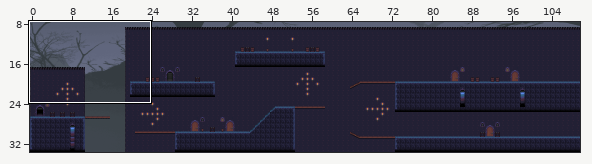
A Tiled map gets an edit: front-end/assets/data/map/2map2.tmx. The picture above shows the old version from afar; the outline marks the close-up.
Close-up. Before the edit:
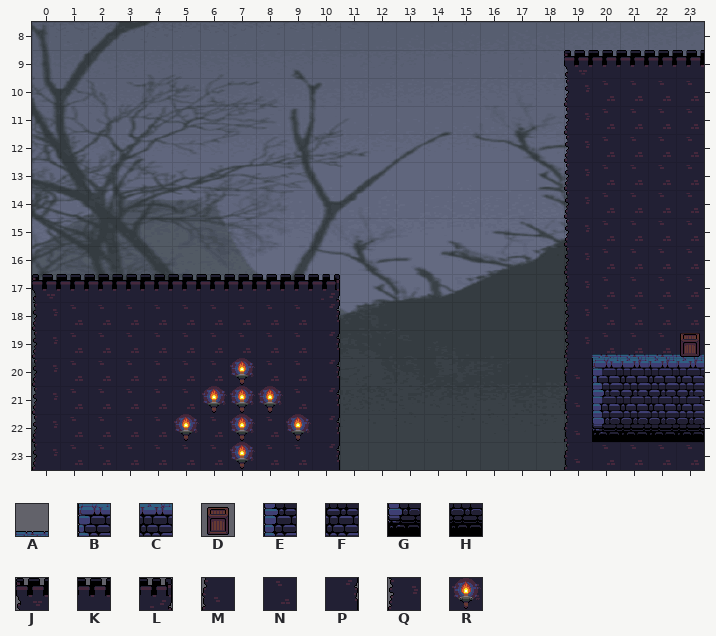
Cells are 32x32 px. Shown: x 0..23, y 8..23. The commit also changed other parts of the map, which this record leaves out.
Key: from "oppcastle": A 4, B 18, C 19, D 31, E 33, F 34, G 48, H 49, J 92, K 93, L 95, M 107, N 108, P 110, Q 122, R 138.
_ is an empty cell, # one hidden under a higher layer.
Layer "Background" before, first column x 0:
 8 ________________________
 9 ___________________JKKKK
10 ___________________QNNNN
11 ___________________QNNNN
12 ___________________QNNNN
13 ___________________QNNNN
14 ___________________QNNNN
15 ___________________QNNNN
16 ___________________QNNNN
17 JKKKKKKKKKL________QNNNN
18 QNNNNNNNNNP________QNNNN
19 QNNNNNNNNNP________QNNNN
20 QNNNNNNRNNP________MN###
21 QNNNNNRRRNP________MN###
22 QNNNNRNRNRP________MN###
23 QNNNNNNRNNP________MNNNN
Layer "Foreground" before, first column x 0:
 8 ________________________
 9 ________________________
10 ________________________
11 ________________________
12 ________________________
13 ________________________
14 ________________________
15 ________________________
16 ________________________
17 ________________________
18 ________________________
19 ____________________AAAA
20 ____________________BCCC
21 ____________________EFFF
22 ____________________GHHH
23 ________________________
The result:
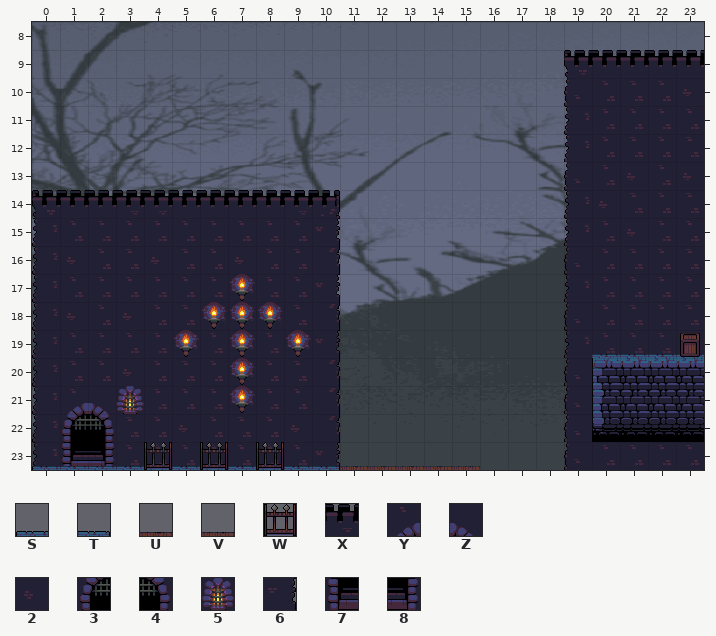
Further tiles: from "oppcastle": S 3, T 9, U 11, V 12, W 16, X 94, Y 98, Z 99, 2 109, 3 113, 4 114, 5 124, 6 125, 7 128, 8 129.
From old to new:
Changed rows in their new state; . is an unchanged cell.
Layer "Background":
first column x 0:
10 ...................M...2
13 ...................M.2.2
14 JKKXXKKKKXL.........2...
15 QNNNNNNNNN6..........2..
16 Q2NN2NN2NNP........M....
17 QNNNNNNRNN6.............
18 .2.2..RRR..........M....
19 .....R.R.R6.............
20 ...2....................
21 .YZ5..N.N...............
22 .34..2.N.2..............
23 .78....N..6.............
Layer "Foreground":
first column x 0:
23 SAAAAAAAAATUUUUV
Layer "Objekte":
first column x 4:
23 W.W.W
Pixel boxes of the changes (left, top, right, bottom) in both close-ups:
changed: (564, 78, 590, 100)
changed: (683, 81, 699, 101)
changed: (564, 162, 643, 241)
changed: (683, 165, 699, 185)
changed: (32, 190, 340, 357)
changed: (564, 246, 590, 268)
changed: (564, 302, 590, 324)
changed: (32, 361, 480, 470)
